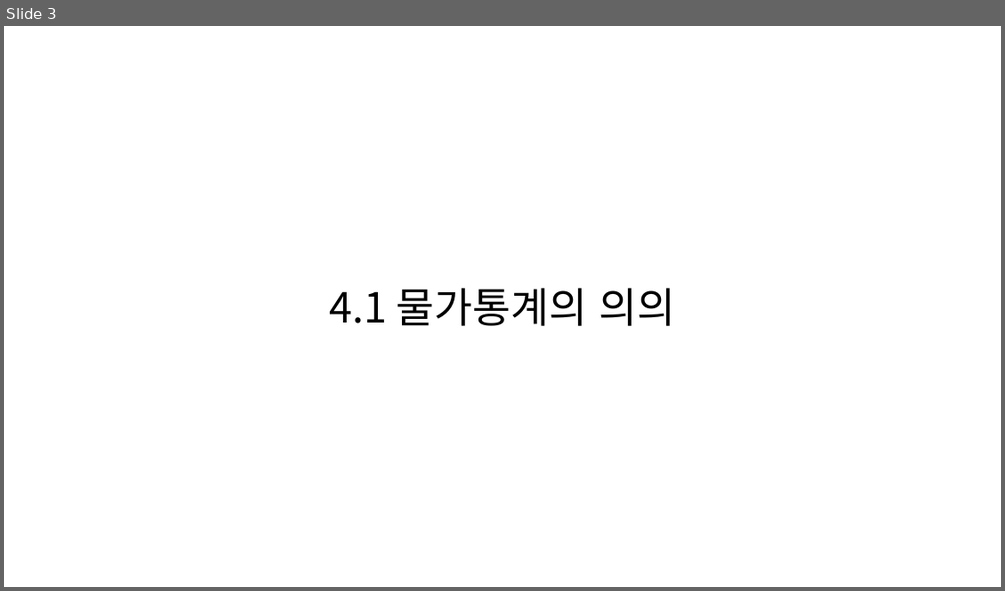
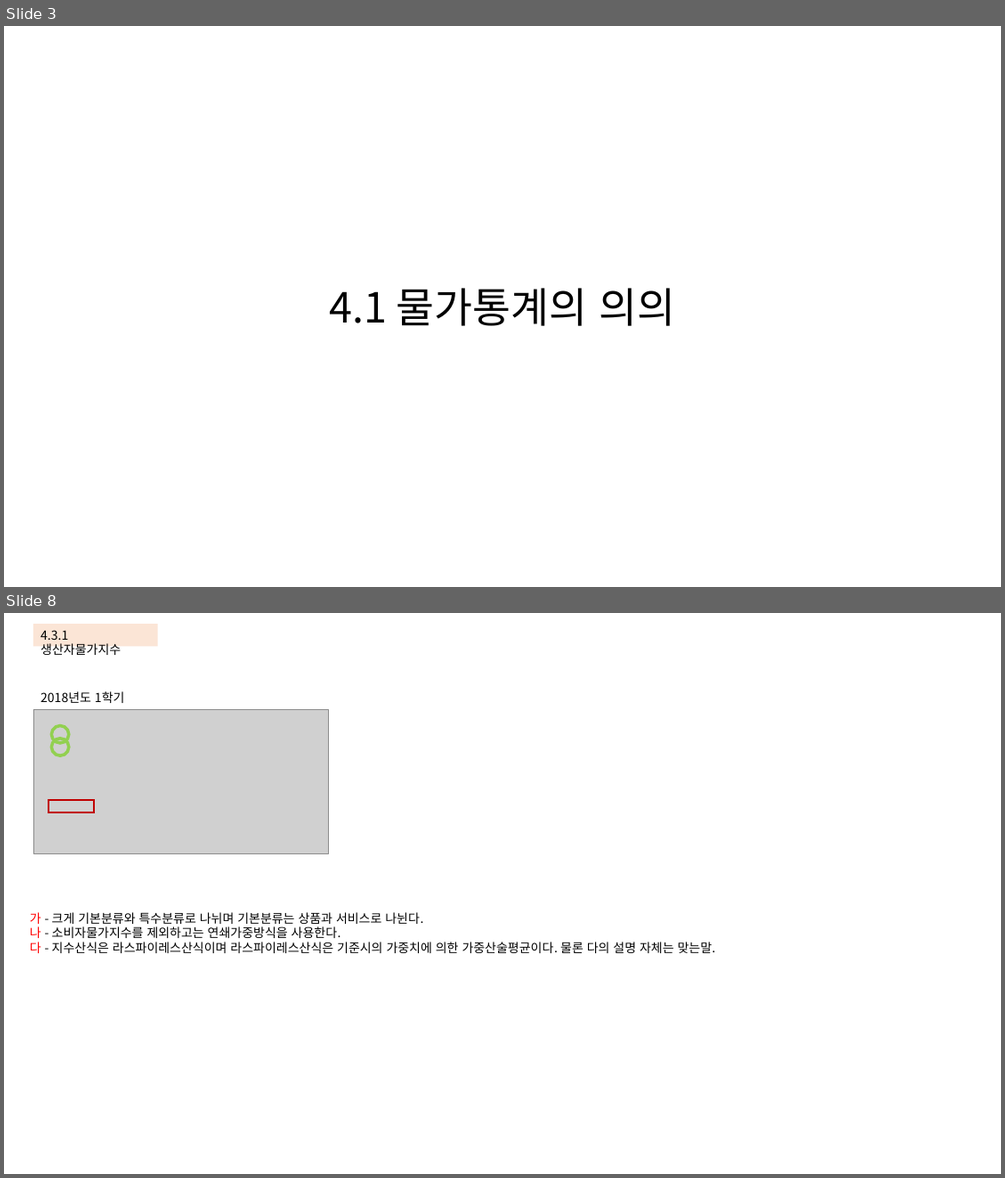
Before and after one commit to KNOU-STUDY/KNOU-UNDERSTANDING-NATIONAL-STATISTICS, a slide deck: previous_question/4장-물가통계.pptx. Shown one above the other, each under a label of ours: slide 3 before the commit, slides 3 and 8 after it; the slides between them are not shown. The pictures are 1005x591 and 1005x1178 pixels, drawn with LibreOffice and Linux fonts; fonts in the diff are those of the drawing; grey boxes stand for pictures. Boxes give left, top, right and bottom in pixels: in the first picture for what was removed or moved away, otherwise in the second. Text is boxed around its words. In the diff, an @@ line names an element or a change of style, - is before the commit and + after.

```diff
--- a/previous_question/4장-물가통계.pptx
+++ b/previous_question/4장-물가통계.pptx
@@ slide 8 added at <box>4,613,1001,1174</box>, background #FFFFFF @@
@@ rectangle added at <box>33,624,157,646</box>, fill #FBE5D6, 12 pt, text #000000 @@
+4.3.1 생산자물가지수
@@ text added at <box>40,691,124,703</box>, 12 pt, text #000000 @@
+2018년도 1학기
@@ picture added at <box>33,709,328,854</box> @@
@@ ellipse added at <box>52,726,69,743</box>, outline #92D050 3 pt @@
@@ ellipse added at <box>52,738,69,755</box>, outline #92D050 3 pt @@
@@ rectangle added at <box>48,800,95,812</box>, outline #C00000 2 pt @@
@@ text added at <box>30,912,716,953</box>, 12 pt, text #000000 @@
+가 - 크게 기본분류와 특수분류로 나뉘며 기본분류는 상품과 서비스로 나뉜다.
+나 - 소비자물가지수를 제외하고는 연쇄가중방식을 사용한다.
+다 - 지수산식은 라스파이레스산식이며 라스파이레스산식은 기준시의 가중치에 의한 가중산술평균이다. 물론 다의 설명 자체는 맞는말.
```
Also in this commit, not shown: 16 other slides added, 10 slides removed.
